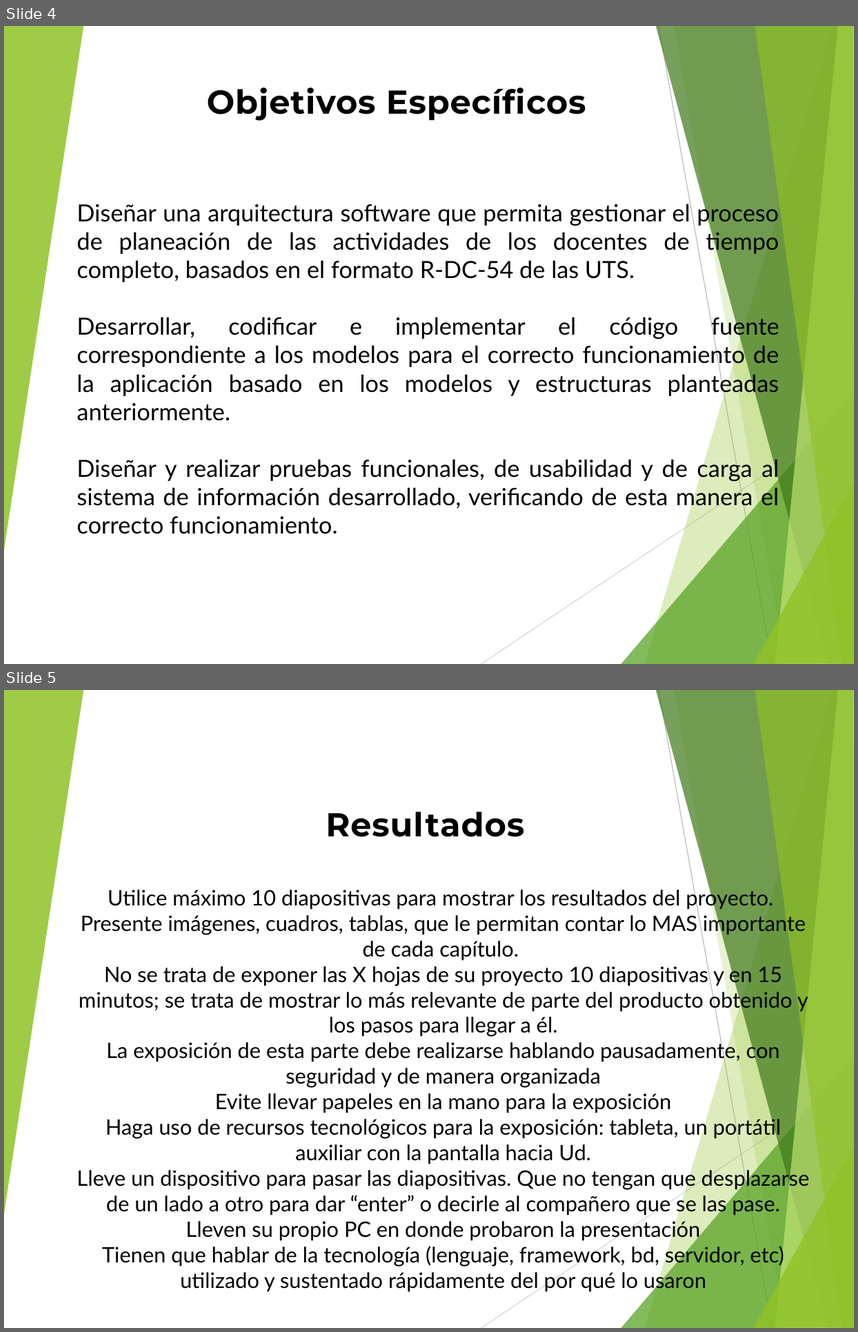
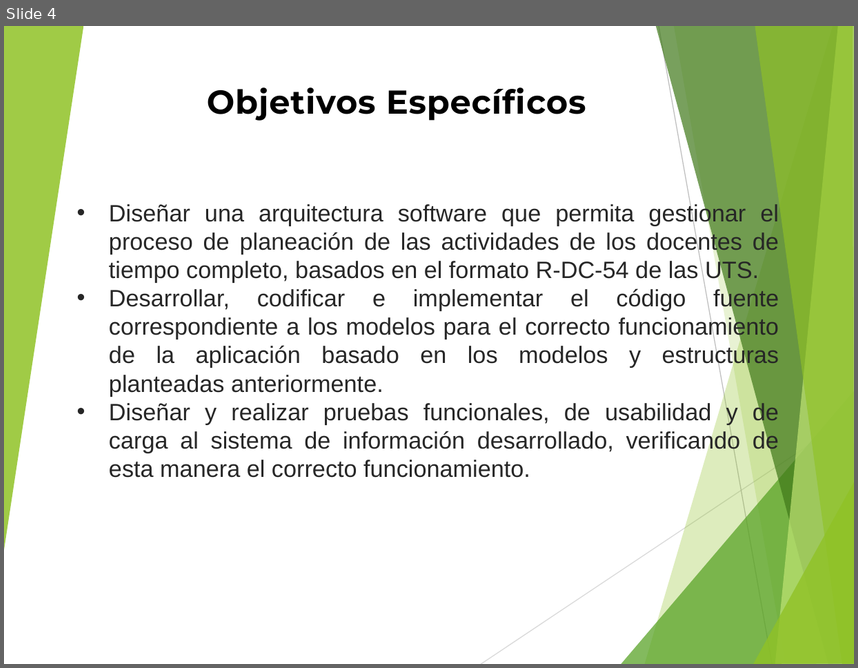
Before and after one commit to andy645jh/ProyectoGrado, a slide deck: extras/docs/rdc_presentacion.pptx. Shown one above the other, each under a label of ours: slides 4 and 5 before the commit, slide 4 after it. The pictures are 858x1332 and 858x668 pixels, drawn with LibreOffice and Linux fonts; fonts in the diff are those of the drawing. Boxes give left, top, right and bottom in pixels: in the first picture for what was removed or moved away, otherwise in the second. Text is boxed around its words. In the diff, an @@ line names an element or a change of style, - is before the commit and + after.

Commit message:
listo las diapositivas para revision

```diff
--- a/extras/docs/rdc_presentacion.pptx
+++ b/extras/docs/rdc_presentacion.pptx
@@ slide 5 removed at (4,690,854,1328), background #FFFFFF; not listed: 10 template elements that a slide beside it also shows @@
@@ text removed at (326,811,524,837) @@
-Resultados
@@ text removed at (77,887,810,1292) @@
-Utilice máximo 10 diapositivas para mostrar los resultados del proyecto.
-Presente imágenes, cuadros, tablas, que le permitan contar lo MAS importante de cada capítulo.
-No se trata de exponer las X hojas de su proyecto 10 diapositivas y en 15 minutos; se trata de mostrar lo más relevante de parte del producto obtenido y los pasos para llegar a él.
-La exposición de esta parte debe realizarse hablando pausadamente, con seguridad y de manera organizada
-Evite llevar papeles en la mano para la exposición
-Haga uso de recursos tecnológicos para la exposición: tableta, un portátil auxiliar con la pantalla hacia Ud.
-Lleve un dispositivo para pasar las diapositivas. Que no tengan que desplazarse de un lado a otro para dar “enter” o decirle al compañero que se las pase.
-Lleven su propio PC en donde probaron la presentación
-Tienen que hablar de la tecnología (lenguaje, framework, bd, servidor, etc) utilizado y sustentado rápidamente del por qué lo usaron
@@ slide 4 changed as well @@
@@ text "Diseñar una arquitectura software que ..." at (109,203,779,477): font Lato to Arial, text colour #000000 to #262626; bullet none to • @@
```
Also in this commit, not shown: 11 other slides changed, 10 slides added, 5 other slides removed.
